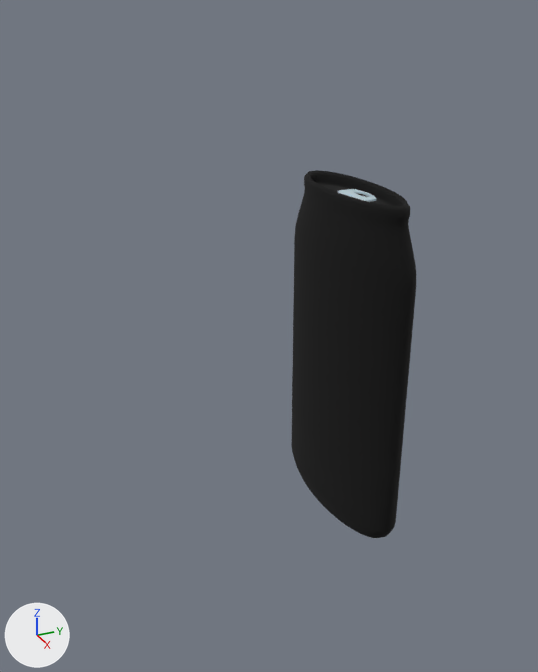
An edit to the glTF model public/evade/keychain/ar/eclipse-can.glb, drawn before and after from the same camera.
Camera for both pictures: a camera (50 mm lens) standing at (1.447, -0.86, 1.264) and looking at (-0.008, -0.205, 0.537). Lighting does not change. The marker at lower left points along +X, +Y and +Z. The picture after the commit comes second. Where no turn or scale is listed for an object, it has been applied to the vertices.

Before the edit, the objects in view are built like this:
```python
me_can_body_line = bpy.data.meshes.new('Can_Body_Line')
me_can_body_line.from_pydata(...)  # 2306 vertices, 4608 faces; spans x -0.28..0.28, y -0.28..0.28, z -0.009..0.989
me_can_body_line.materials.append(mat_can_outline)  # black #000000
ob_can_body_line = bpy.data.objects.new('Can_Body_Line', me_can_body_line)
ob_can_body_line.parent = ob_eclipsecan
ob_can_body_line.location = (0.0, 0.0, 0.0)
ob_can_tab = bpy.data.objects.new('Can_Tab', None)
ob_can_tab.parent = ob_eclipsecan
ob_can_tab.location = (0.0, 0.0, 0.96)
ob_eclipsecan = bpy.data.objects.new('EclipseCan', None)
ob_eclipsecan.location = (0.0, 0.0, 0.0312)
ob_eclipsecan.rotation_euler = (0.0, 0.0, 0.0321)  # degrees (0, 0, 1.8)
ob_eclipsecan.scale = (0.85, 0.275, 0.85)
```
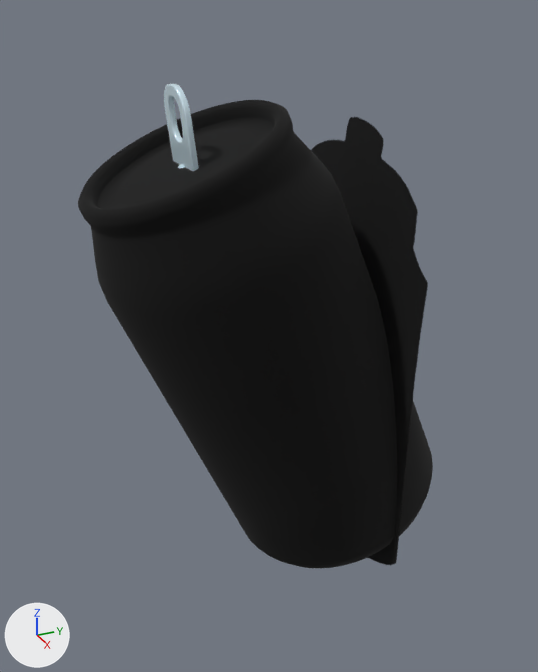
ob_eclipsecan is not drawn itself; it is the parent of ob_can_body, ob_can_body_line, ob_can_fizz_1, ob_can_fizz_2, ob_can_fizz_3, ob_can_fizz_4, ob_can_fizz_5, ob_can_fizz_6.
ob_can_tab is not drawn itself; it is the parent of ob_can_tabmesh.

Where the newer file only moved an object's origin or applied its transform, the numbers keep the older frame.

Boxes [x1, y1, x2, y2] around the edits, measured in the pictures (538 x 672 px):
'Can_Body_Line', turned, rescaled: before [291, 170, 416, 538]; after [78, 100, 433, 568]
'Silhouette', added: after [311, 117, 428, 565]
'Can_TabMesh', turned, rescaled: before [338, 189, 377, 202]; after [164, 83, 199, 171]

The change, as a list of edits to the scene's bpy script:
```text
Add img_silhouette_eclipse:
    img_silhouette_eclipse = load_image('silhouette-eclipse', '_unpacked/silhouette-eclipse', 434, 805, 'sRGB')
Add mat_silhouette:
    mat_silhouette = bpy.data.materials.new('Silhouette')
    # colours: black #000000
    # uses the picture img_silhouette_eclipse
Add me_silhouette:
    me_silhouette.from_pydata(...)  # 4 vertices, 2 faces; spans x -0.396..0.396, y 0.0, z -0.685..0.685
    me_silhouette.materials.append(mat_silhouette)
Change ob_eclipsecan:
    ob_eclipsecan.rotation_euler: (0.0, 0.0, 0.0321) -> (0.405, -0.000116, 0.0321)  # degrees (0, 0, 1.8) -> degrees (23, 0, 1.8)
    ob_eclipsecan.scale: (0.85, 0.275, 0.85) -> (0.969, 0.969, 1.05)
Change ob_can_tab:
    ob_can_tab.rotation_euler: (0.0, 0.0, 0.0) -> (1.257, 0.0, 0.0)  # degrees (0, 0, 0) -> degrees (72, 0, 0)
Add ob_silhouette:
    ob_silhouette = bpy.data.objects.new('Silhouette', me_silhouette)
    ob_silhouette.location = (0.006, 0.0, 0.521)
```
